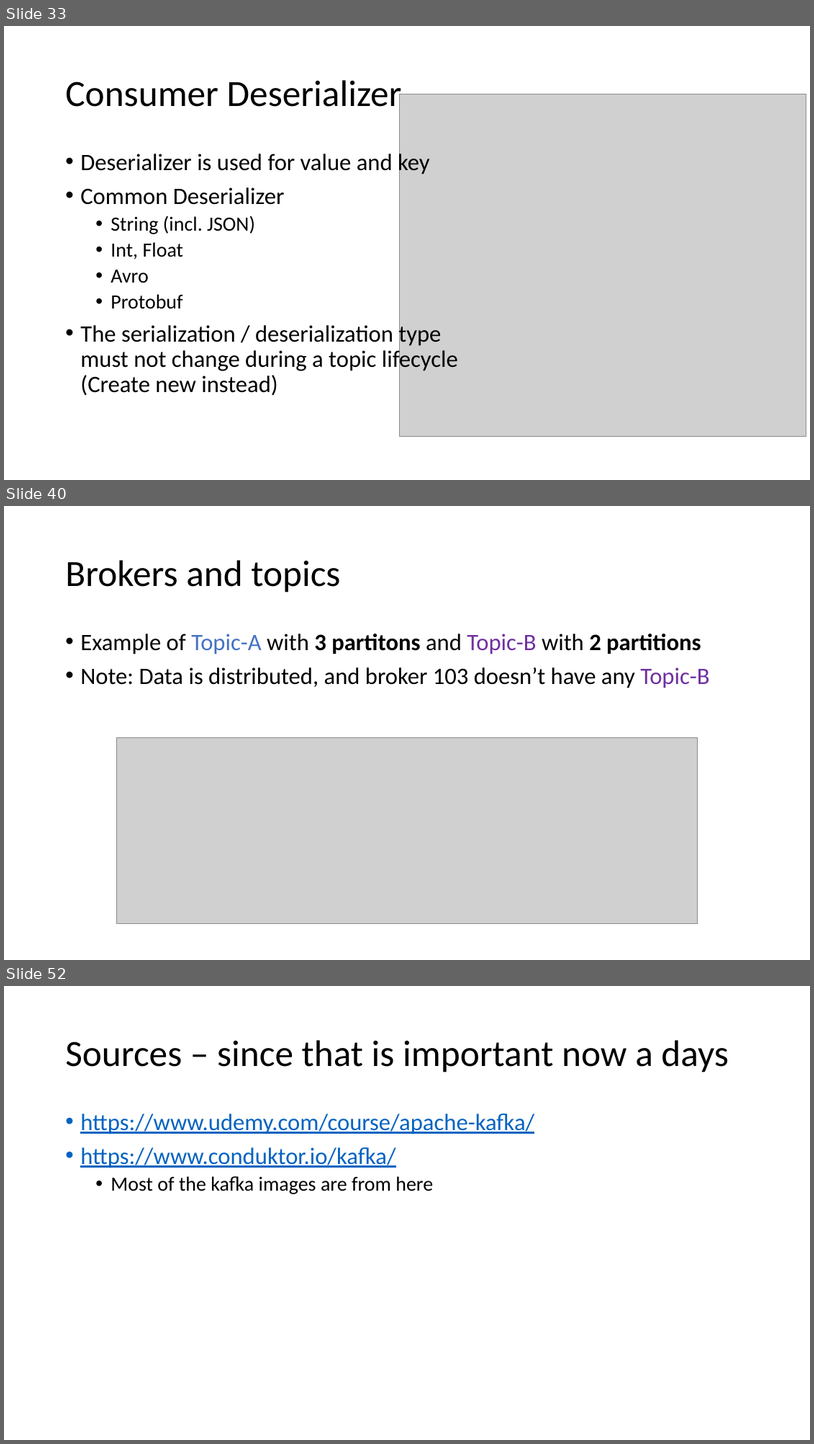
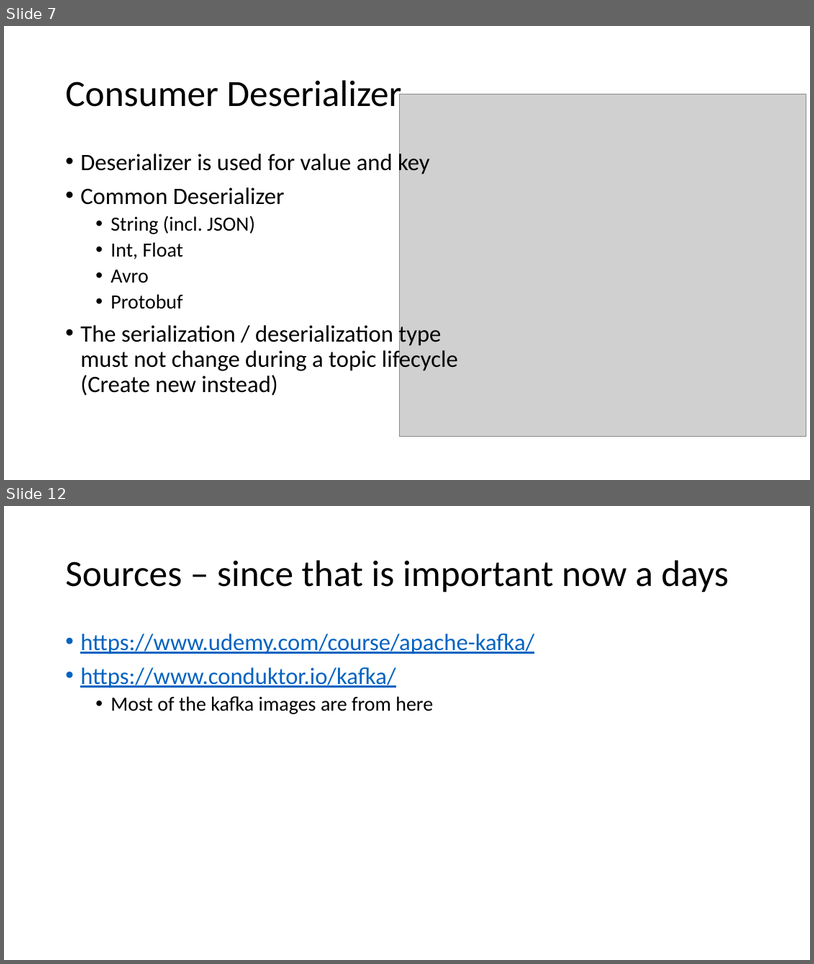
Before and after one commit to fortedigital/cg-kafka, a slide deck: workshop2/Kafka - 102.pptx. Shown one above the other, each under a label of ours: slides 33, 40 and 52 before the commit, slides 7 and 12 after it; the slides between them are not shown. The pictures are 814x1444 and 814x964 pixels, drawn with LibreOffice and Linux fonts; fonts in the diff are those of the drawing; grey boxes stand for pictures. Boxes give left, top, right and bottom in pixels: in the first picture for what was removed or moved away, otherwise in the second. Text is boxed around its words. In the diff, an @@ line names an element or a change of style, - is before the commit and + after.

```diff
--- a/workshop2/Kafka - 102.pptx
+++ b/workshop2/Kafka - 102.pptx
@@ slide 40 removed at (x1=4, y1=506, x2=810, y2=960), background #FFFFFF @@
@@ title removed at (x1=65, y1=560, x2=340, y2=592) @@
-Brokers and topics
@@ text removed at (x1=80, y1=633, x2=710, y2=688) @@
-• Example of Topic-A with 3 partitons and Topic-B with 2 partitions
-• Note: Data is distributed, and broker 103 doesn’t have any Topic-B
@@ picture removed at (x1=116, y1=737, x2=699, y2=924) @@
@@ what was slide 33 is now slide 7 @@
@@ what was slide 52 is now slide 12 @@
```
Also in this commit, not shown: 3 slides changed, 3 slides added, 42 other slides removed, 11 other files.
